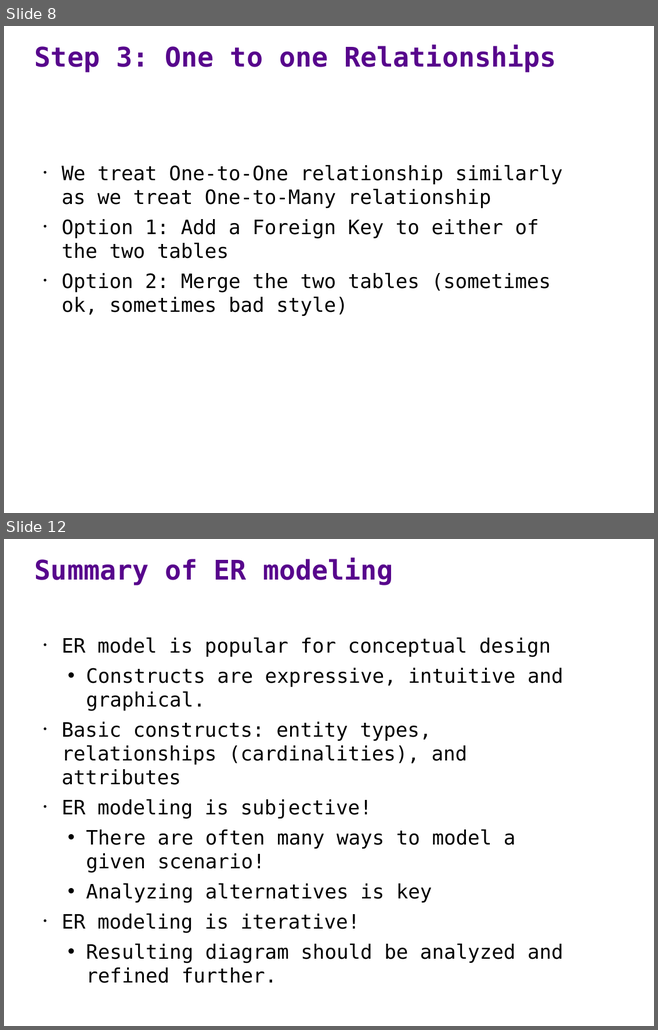
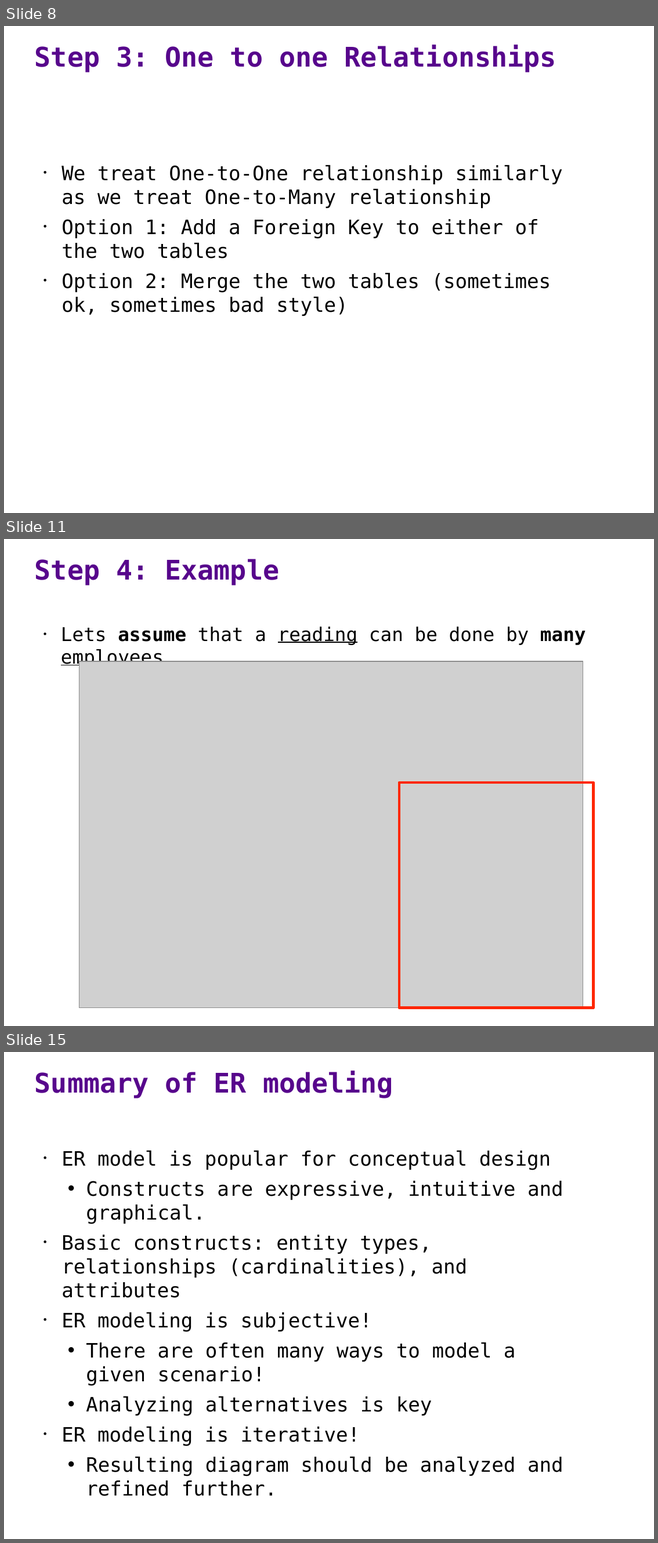
Before and after one commit to ipeirotis/introduction-to-databases, a slide deck: session1/A2a-From_ER_Diagram_to_Relational_Schema.pptx. Shown one above the other, each under a label of ours: slides 8 and 12 before the commit, slides 8, 11 and 15 after it; the slides between them are not shown. The pictures are 658x1030 and 658x1543 pixels, drawn with LibreOffice and Linux fonts; fonts in the diff are those of the drawing; grey boxes stand for pictures. Boxes give left, top, right and bottom in pixels: in the first picture for what was removed or moved away, otherwise in the second. Text is boxed around its words. In the diff, an @@ line names an element or a change of style, - is before the commit and + after.

```diff
--- a/session1/A2a-From_ER_Diagram_to_Relational_Schema.pptx
+++ b/session1/A2a-From_ER_Diagram_to_Relational_Schema.pptx
@@ slide 11 added at (4, 539, 654, 1026), background #FFFFFF @@
@@ text added at (35, 559, 280, 585), 30 pt, text #57068C, bold @@
+Step 4: Example
@@ text added at (61, 627, 586, 645), 21 pt, text #000000 @@
+• Lets assume that a reading can be done by many employees
@@ picture added at (79, 661, 583, 1008) @@
@@ rectangle added at (399, 783, 593, 1008), outline #FF2600 3 pt @@
@@ what was slide 12 is now slide 15 @@
```
Also in this commit, not shown: 6 slides changed, 2 other slides added.
